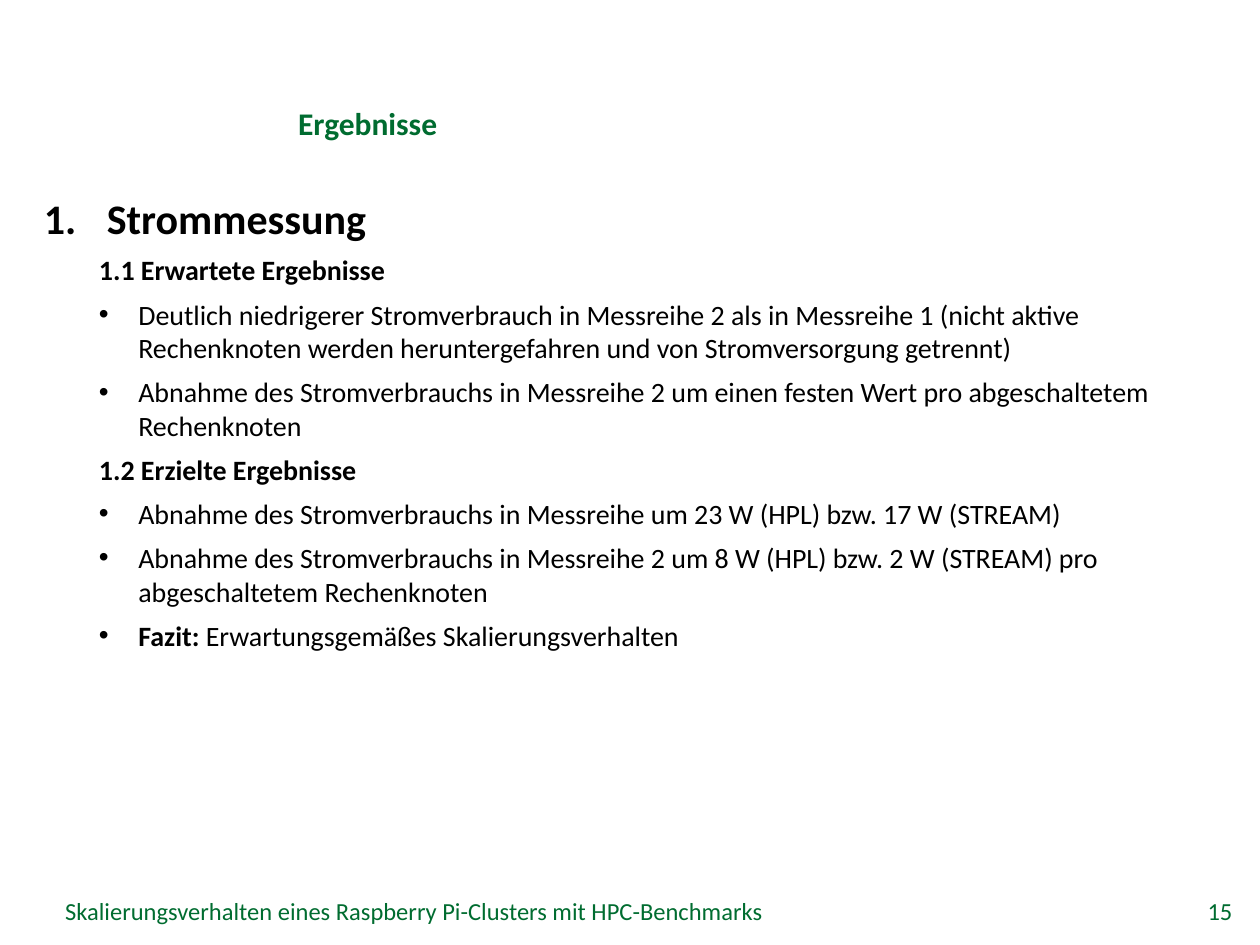
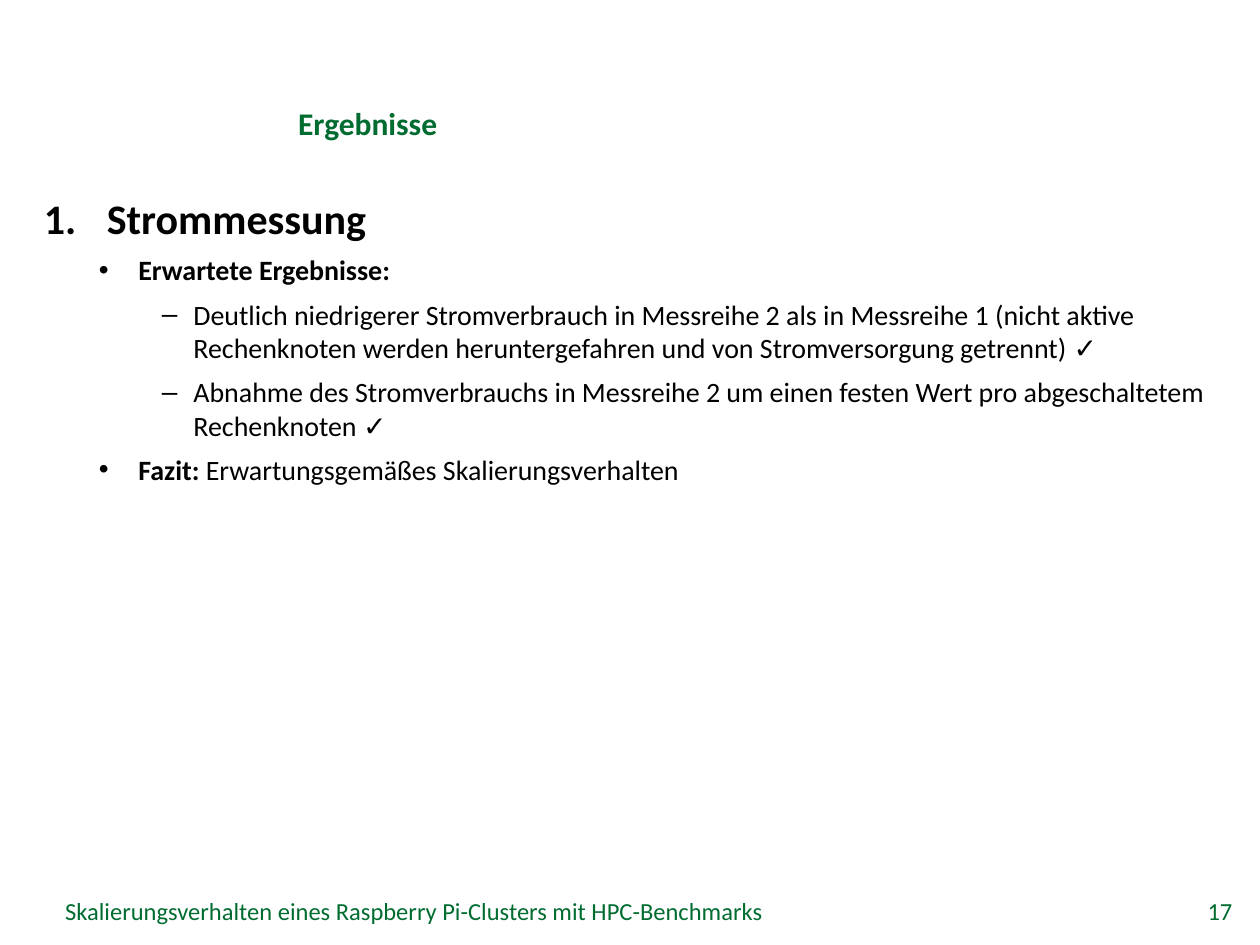
Before and after one commit to missgreenwood/bachelor-arbeit, a slide deck: slide 17 of Disputation/grei14.pptx (slide 15 before the commit). Drawn at 1260x945 pixels with LibreOffice and Linux fonts; fonts in the diff are those of the drawing; background and template pictures are left out. Boxes give left, top, right and bottom in pixels: in the first picture for what was removed or moved away, otherwise in the second. Text is boxed around its words. In the diff, an @@ line names an element or a change of style, - is before the commit and + after.

```diff
--- a/Disputation/grei14.pptx
+++ b/Disputation/grei14.pptx
@@ text at <box>138,260,1204,437</box>: text changed @@
-  1.1 Erwartete Ergebnisse
-  • Deutlich niedrigerer Stromverbrauch in Messreihe 2 als in Messreihe 1 (nicht aktive Rechenknoten werden heruntergefahren und von Stromversorgung getrennt)
-  • Abnahme des Stromverbrauchs in Messreihe 2 um einen festen Wert pro abgeschaltetem Rechenknoten
-  1.2 Erzielte Ergebnisse
-  • Abnahme des Stromverbrauchs in Messreihe um 23 W (HPL) bzw. 17 W (STREAM)
-  • Abnahme des Stromverbrauchs in Messreihe 2 um 8 W (HPL) bzw. 2 W (STREAM) pro abgeschaltetem Rechenknoten
+  • Erwartete Ergebnisse:
+    – Deutlich niedrigerer Stromverbrauch in Messreihe 2 als in Messreihe 1 (nicht aktive Rechenknoten werden heruntergefahren und von Stromversorgung getrennt) ✓
+    – Abnahme des Stromverbrauchs in Messreihe 2 um einen festen Wert pro abgeschaltetem Rechenknoten ✓
@@ page number at <box>1208,904,1233,920</box>: text changed @@
-15
+17
```
Also in this commit, not shown: 9 other slides changed, 1 other file.
